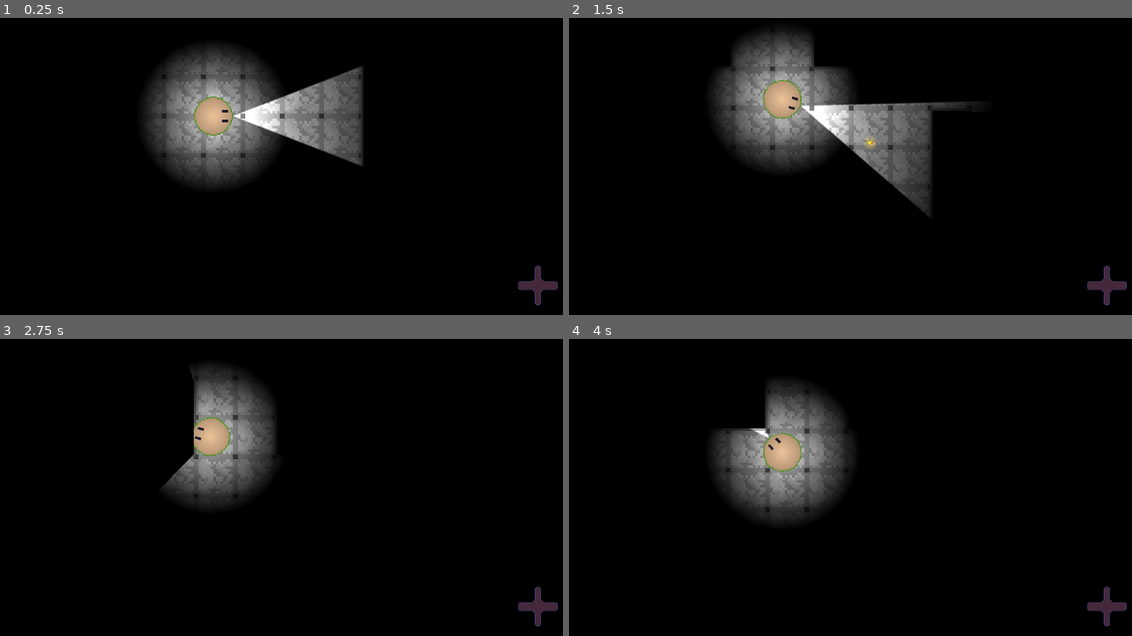
Above: before the commit, frames 1-4 (two rows, left to right).
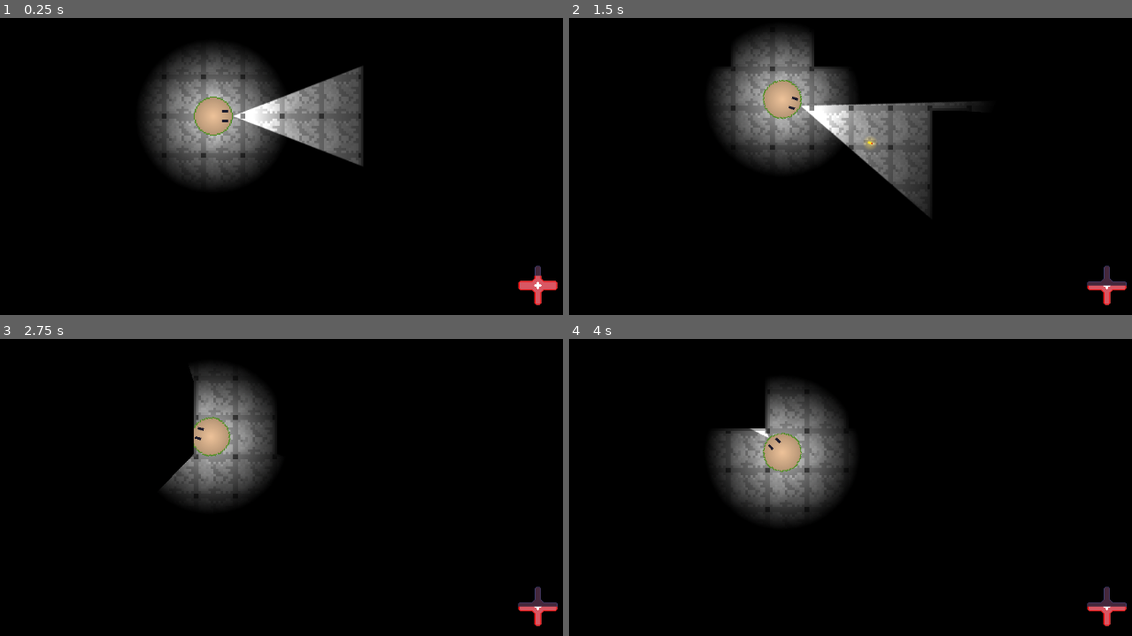
Above: after the commit, the same moments.

Repository: Eeviika/getshutsu
Game: Godot game, scene res://rooms/testRoom.tscn
The game is run twice, just before and just after one commit, with the same random seed, the same clock (stepped at 60 frames per second) and the same inputs. The project has no main scene, so this scene is started directly.
Inputs (mouse positions are in pixels of both pictures, inside the frame that each line leads up to):
- Up to frame 1 (0.25 s): no input
- Up to frame 2 (1.5 s): tap Enter at 0.5 s; move the mouse to (749, 196) at 0.52 s; hold W (_up) from 0.53 s (still down); click (749, 196) at 0.6 s; move the mouse to (996, 175) at 1.27 s; click (996, 175) at 1.35 s
- Up to frame 3 (2.75 s): move the mouse to (0, 377) at 2.02 s; release W (_up) at 2.03 s; hold A (_left) from 2.03 s (still down); tap Enter at 2.1 s; click (0, 377) at 2.3 s
- Up to frame 4 (4 s): move the mouse to (816, 437) at 2.77 s; click (816, 437) at 2.85 s; tap Space at 3.5 s; move the mouse to (outside the picture) at 3.52 s; release A (_left) at 3.53 s; hold S (_down) from 3.53 s (still down); click (outside the picture) at 3.6 s

The runs differ from the first frame. In frame 1, 0.3% of the frame differs, in the area x 91-100%, y 86-97%; in frame 2, 0.2%; in frame 3, 0.2%; in frame 4, 0.2%.
Error in both runs: Assertion failed: Directory for "audioFolder" is invalid; Points to "res://audio" (res://addons/uncoded_studios_api/autoload.gd:96)

Commit message:
Changed player.gd, to use base_character.gd, and removed values that are in base_character.gd

Diff:
--- a/scripts/player.gd
+++ b/scripts/player.gd
@@ -1,33 +1,24 @@
-extends CharacterBody2D
+extends "res://scripts/base_character.gd"
 
-signal healthChanged(prevValue, newValue)
-
-var health = 5 :
-    set(value):
-        healthChanged.emit(health, value)
-        health = value
-const max_health := 5
-
-var accel = 150
-
-func damage(damageAmount):
-    health -= damageAmount
+# Weaponized Artificial Life Leech
 
 func _unhandled_input(_event):
     velocity = Vector2()
     if Input.is_action_pressed("_up"):
-        velocity.y -= accel
+        velocity.y -= speed
     if Input.is_action_pressed("_down"):
-        velocity.y += accel
+        velocity.y += speed
     if Input.is_action_pressed("_left"):
-        velocity.x -= accel
+        velocity.x -= speed
     if Input.is_action_pressed("_right"):
-        velocity.x += accel
+        velocity.x += speed
     if Input.is_action_just_pressed("_fire"):
-        var bul: StaticBody2D = usapi.summonObject("playerBullet")
-        bul.global_position = global_position
-        bul.global_position += Vector2.RIGHT.rotated(rotation) * 32
-        bul.rotation = rotation
+        var bullet: StaticBody2D = usapi.summonObject("playerBullet")
+        # usapi.bindVisibilityToObject(self, bullet)
+        bullet.global_position = global_position
+        bullet.global_position += Vector2.RIGHT.rotated(rotation) * 32
+        bullet.rotation = rotation
+
 
 
 # Called every frame. 'delta' is the elapsed time since the previous frame.
